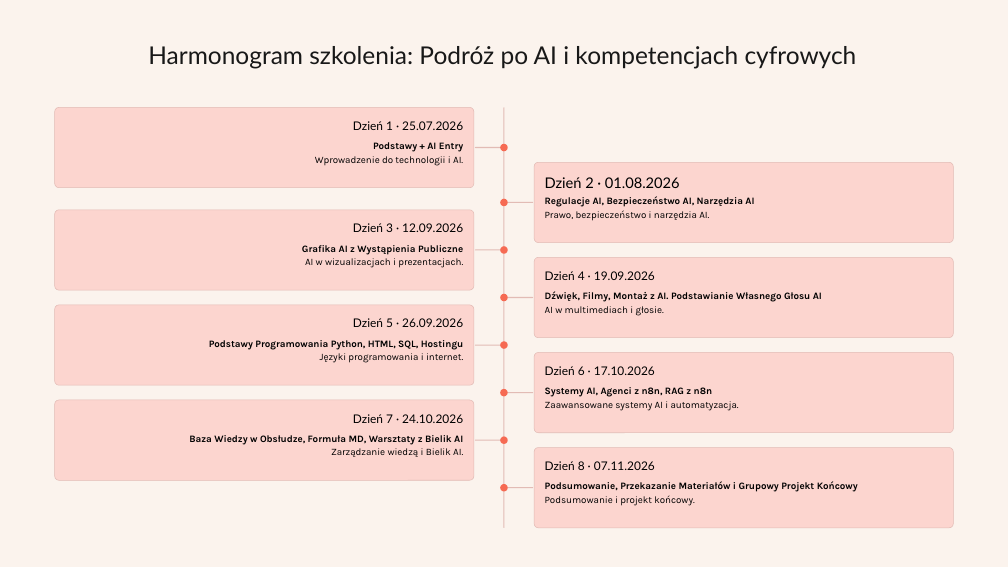
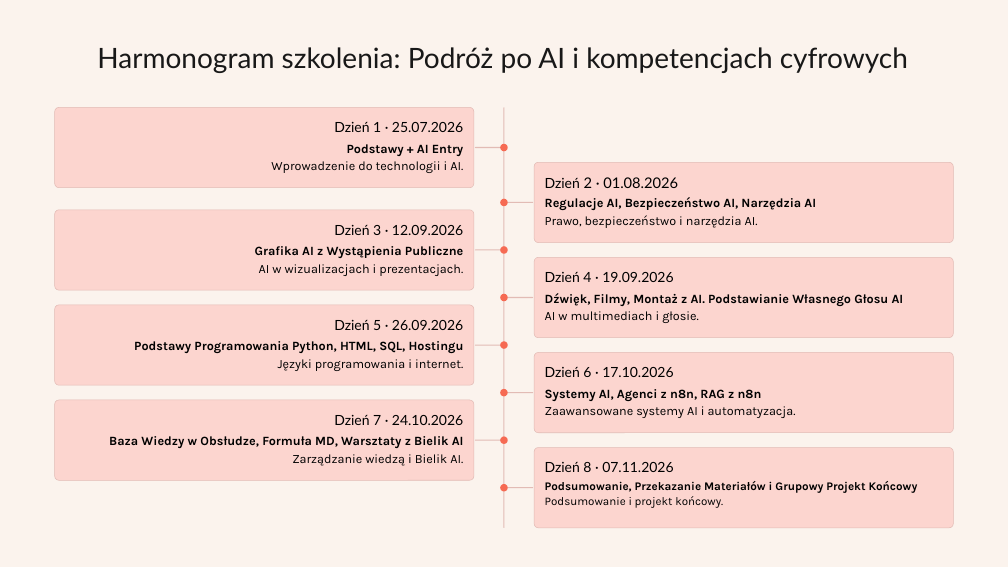
Before and after one commit to kasperkalfas/ai-warsztaty, a slide deck: slide 2 of day-2/day2-ai-intro.pptx. Drawn at 1008x567 pixels with LibreOffice and Linux fonts; fonts in the diff are those of the drawing. Boxes give left, top, right and bottom in pixels: in the first picture for what was removed or moved away, otherwise in the second. Text is boxed around its words. In the diff, an @@ line names an element or a change of style, - is before the commit and + after.

```diff
--- a/day-2/day2-ai-intro.pptx
+++ b/day-2/day2-ai-intro.pptx
@@ text "Harmonogram szkolenia: Podróż po AI ..." at [97, 47, 908, 73]: size 17.5 to 20 pt @@
@@ text "Dzień 2 · 01.08.2026" at [545, 177, 678, 188]: size 10.5 to 10 pt in "Dzień" @@
@@ size 7 to 9 pt in 7 elements at [271, 144, 464, 173], [545, 197, 816, 228], [255, 246, 463, 276], [545, 293, 904, 323], [134, 341, 464, 371], [545, 389, 796, 418], [109, 436, 464, 466] @@
@@ size 8.5 to 10 pt in 7 elements at [334, 122, 463, 132], [334, 225, 463, 235], [545, 272, 673, 282], [334, 320, 463, 330], [545, 367, 673, 377], [334, 415, 463, 425], [545, 462, 673, 472] @@
@@ text "Podsumowanie, Przekazanie Materiałów i Grupowy ..." at [545, 481, 918, 508]: size 7 to 8.3 pt; line spacing 1.16 to 1.06 @@
```
Also in this commit, not shown: 2 other slides changed, 3 other files.
